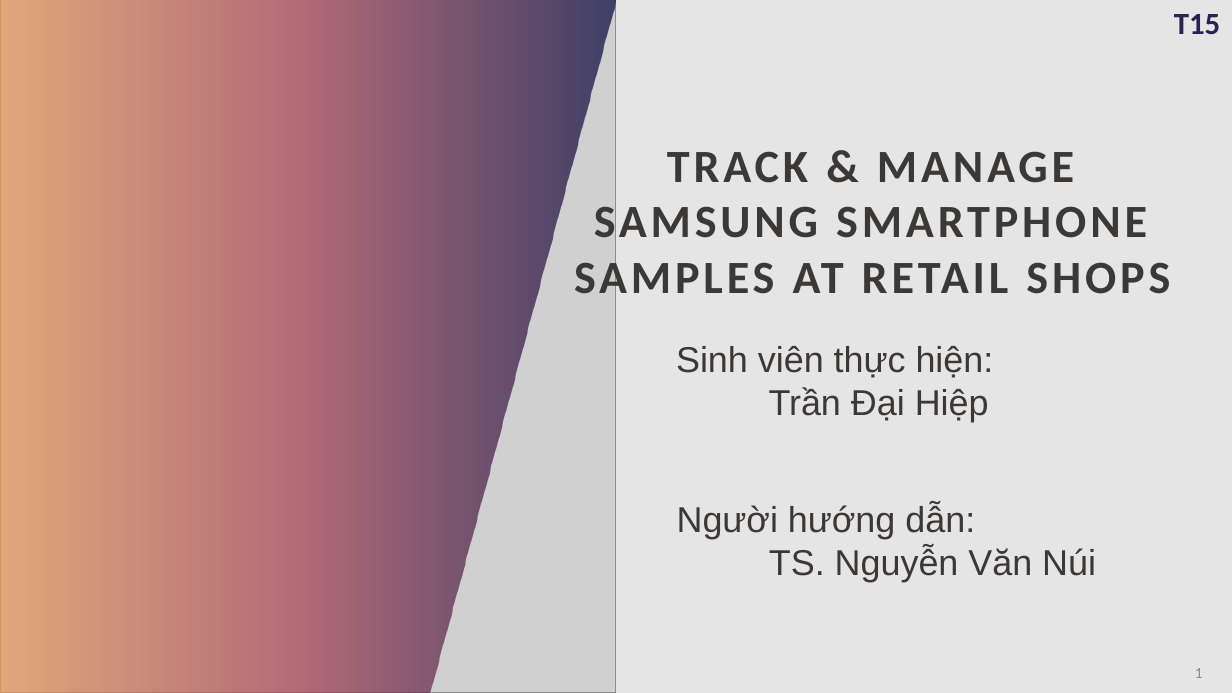
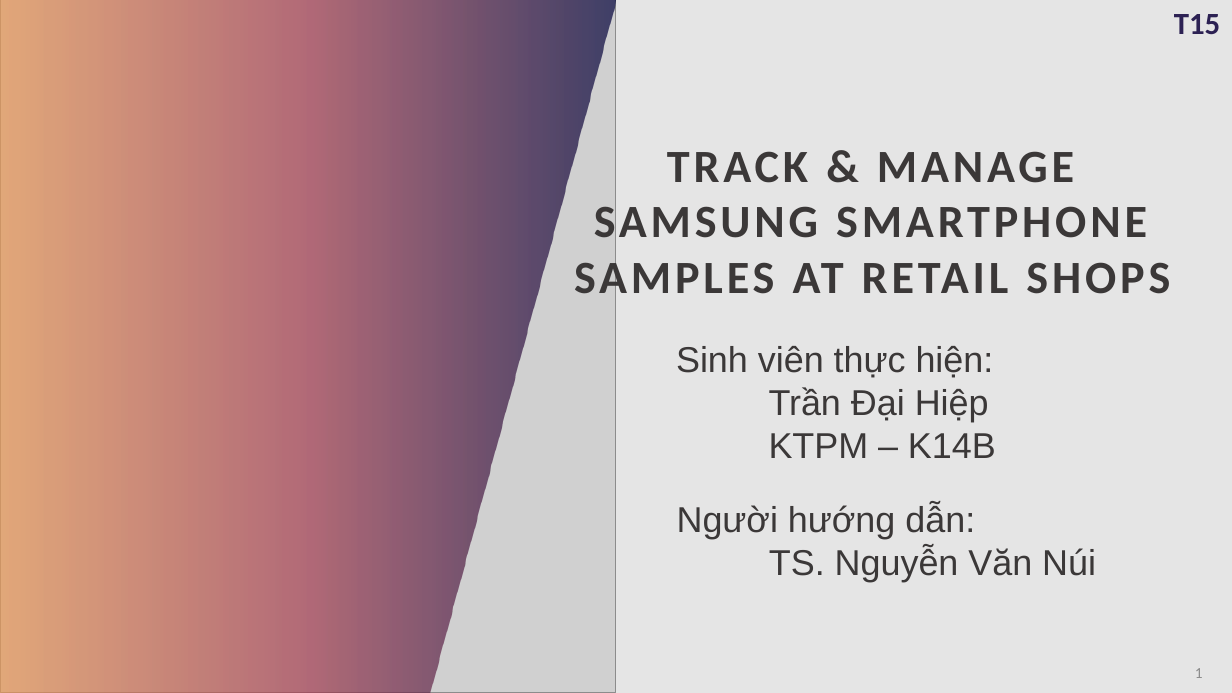
Before and after one commit to daihieptn97/share, a slide deck: slide 1 of Đồ án/BaoCao.pptx. Drawn at 1232x693 pixels with LibreOffice and Linux fonts; fonts in the diff are those of the drawing; grey boxes stand for pictures. Boxes give left, top, right and bottom in pixels: in the first picture for what was removed or moved away, otherwise in the second. Text is boxed around its words. In the diff, an @@ line names an element or a change of style, - is before the commit and + after.

```diff
--- a/Đồ án/BaoCao.pptx
+++ b/Đồ án/BaoCao.pptx
@@ text at (769,433,996,458): paragraph added @@
+KTPM – K14B
```
Also in this commit, not shown: 3 other slides changed, 1 slide added, 1 slide removed, 1 other file.
